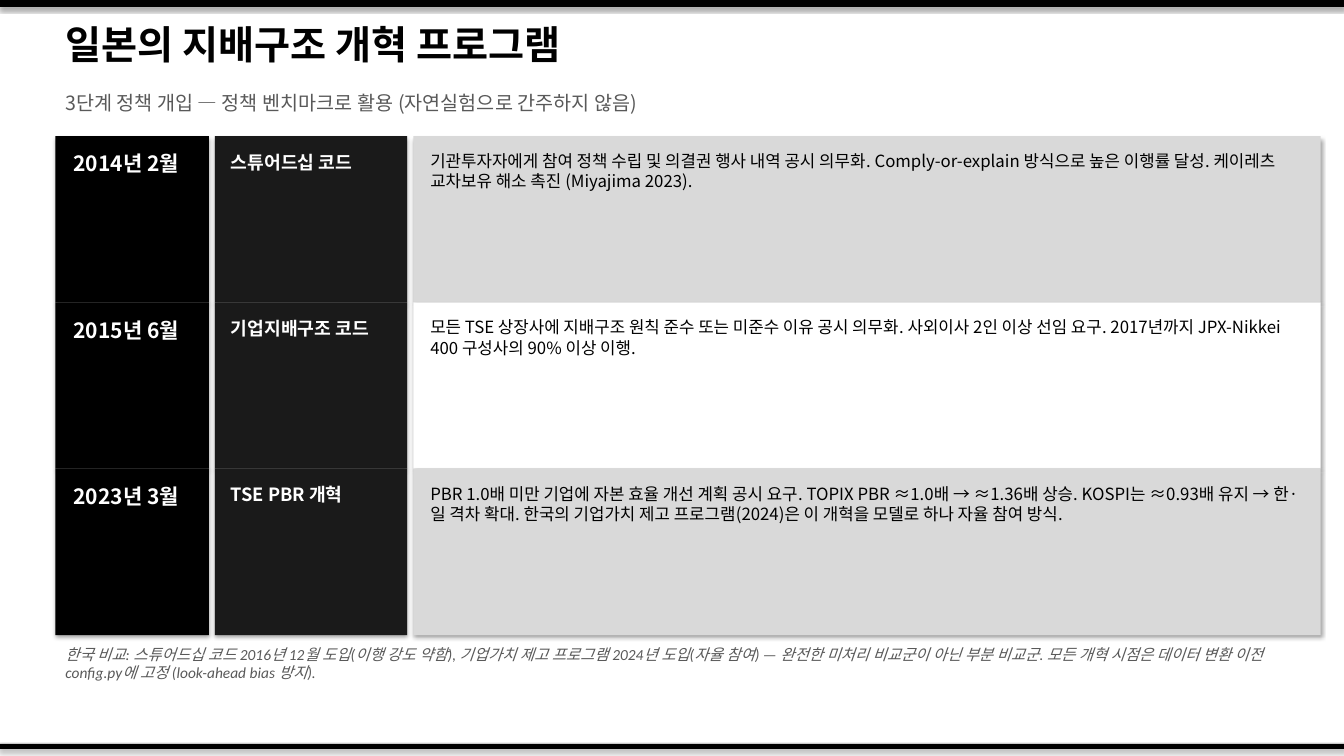
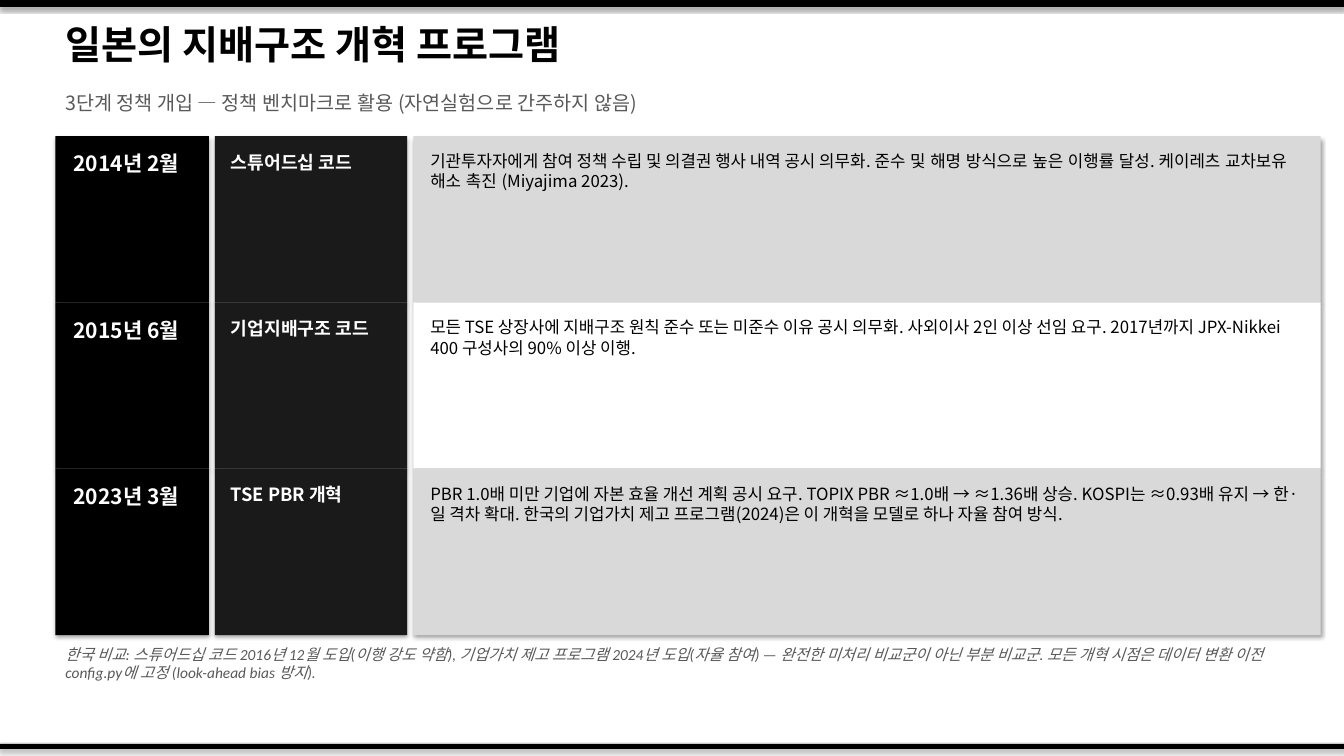
Before and after one commit to dandan002/kor-discount, a slide deck: slide 4 of output/korea_discount_slides_korean.pptx. Drawn at 1344x756 pixels with LibreOffice and Linux fonts; fonts in the diff are those of the drawing. Boxes give left, top, right and bottom in pixels: in the first picture for what was removed or moved away, otherwise in the second. Text is boxed around its words. In the diff, an @@ line names an element or a change of style, - is before the commit and + after.

```diff
--- a/output/korea_discount_slides_korean.pptx
+++ b/output/korea_discount_slides_korean.pptx
@@ text at (x1=430, y1=153, x2=1287, y2=191): text changed @@
-기관투자자에게 참여 정책 수립 및 의결권 행사 내역 공시 의무화. Comply-or-explain 방식으로 높은 이행률 달성. 케이레츠 교차보유 해소 촉진 (Miyajima 2023).
+기관투자자에게 참여 정책 수립 및 의결권 행사 내역 공시 의무화. 준수 및 해명 방식으로 높은 이행률 달성. 케이레츠 교차보유 해소 촉진 (Miyajima 2023).
```
Also in this commit, not shown: 4 other slides changed, 5 other files.
